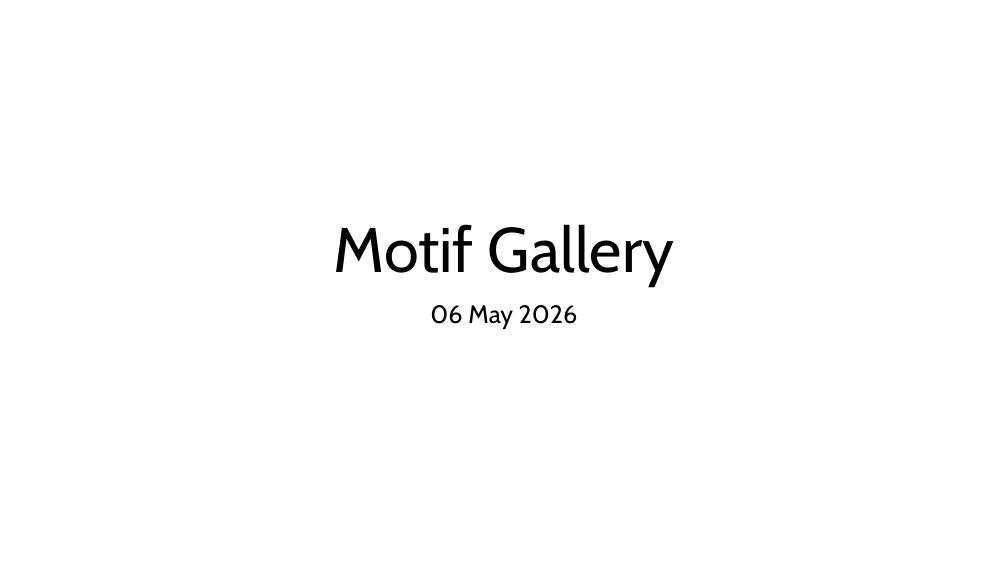
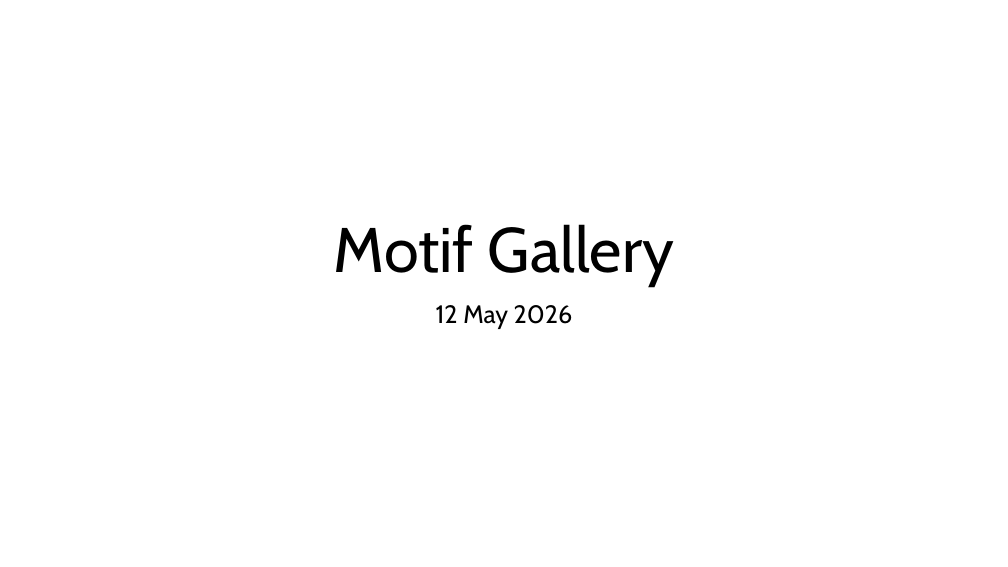
Before and after one commit to eshin21/drippy, a slide deck: slide 1 of Presentations/May Motif Gallery.pptx. Drawn at 1008x567 pixels with LibreOffice and Linux fonts; fonts in the diff are those of the drawing. Boxes give left, top, right and bottom in pixels: in the first picture for what was removed or moved away, otherwise in the second. Text is boxed around its words. In the diff, an @@ line names an element or a change of style, - is before the commit and + after.

```diff
--- a/Presentations/May Motif Gallery.pptx
+++ b/Presentations/May Motif Gallery.pptx
@@ subtitle at (436, 305, 573, 329): text changed @@
-06 May 2026
+12 May 2026
```
Also in this commit, not shown: 7 other slides changed, 10 slides added, 43 other files.
